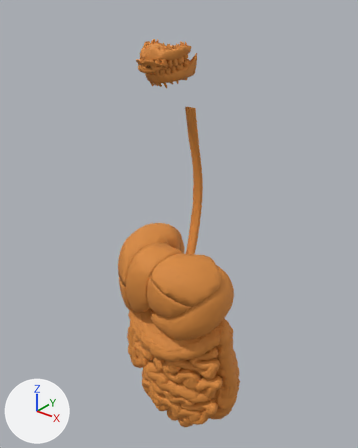
Before and after pictures for a commit that changed the glTF model soma/public/anatomy/male/digestive.glb.
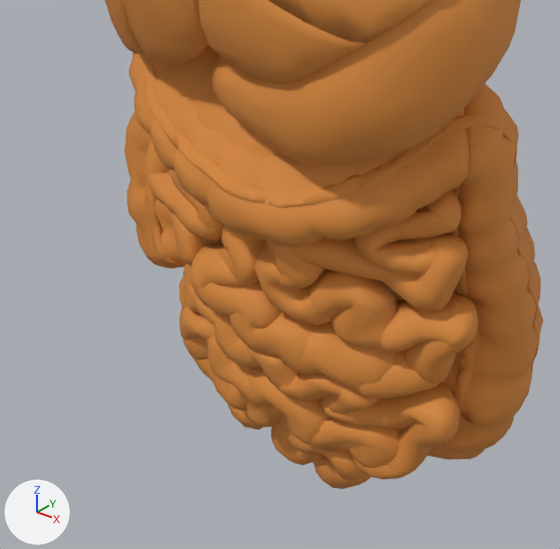
The first picture shows the older version from a 50 mm camera at (0.438, -0.667, 1.551) aimed at (-0.026, -0.087, 1.191). The close-ups show the older and then the newer version on the part from 26% to 68% of the width and 66% to 99% of the height of that picture. Only the edits that show in the close-ups are written down. Arrows for +X, +Y and +Z are at lower left; the lights stay in place. Where no turn or scale is listed for an object, it has been applied to the vertices.

Objects in the first close-up: 'FJ2564', 'FJ2566', 'FJ2567', 'FJ2570', 'FJ2572', 'FJ2607', 'FJ2610', 'FJ2623', 'FJ2818', 'FJ2819', 'FJ2820', 'FJ3398' and 50 more.
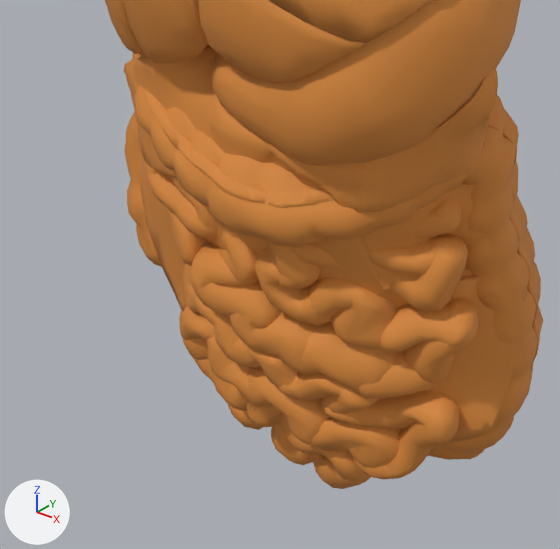
Location of each change, [x1, y1, x2, y2] in pixels of the close-ups (560 x 549 px):
'ZA4AEB584D', added (orange)
    after: [124, 45, 526, 443]
'FJ3398', unchanged, covered by the edit
    before: [169, 44, 279, 156]
'FJ2568', unchanged, covered by the edit
    before: [145, 137, 480, 452]
    after: [153, 244, 444, 452]
'FJ2617', unchanged, covered by the edit
    before: [354, 210, 459, 256]
    after: [367, 212, 459, 255]

The change in detail:
Mesh me_za4aeb584d is new.
It has 11104 vertices, 22204 faces and spans x -0.113..0.113, y -0.04..0.04, z -0.131..0.131.
It uses material mat_digestive (orange #d98a3c).
Object 'ZA4AEB584D' (ob_za4aeb584d) is new; it shows me_za4aeb584d.
Its location is (0.0019, -0.1464, 0.9628).
